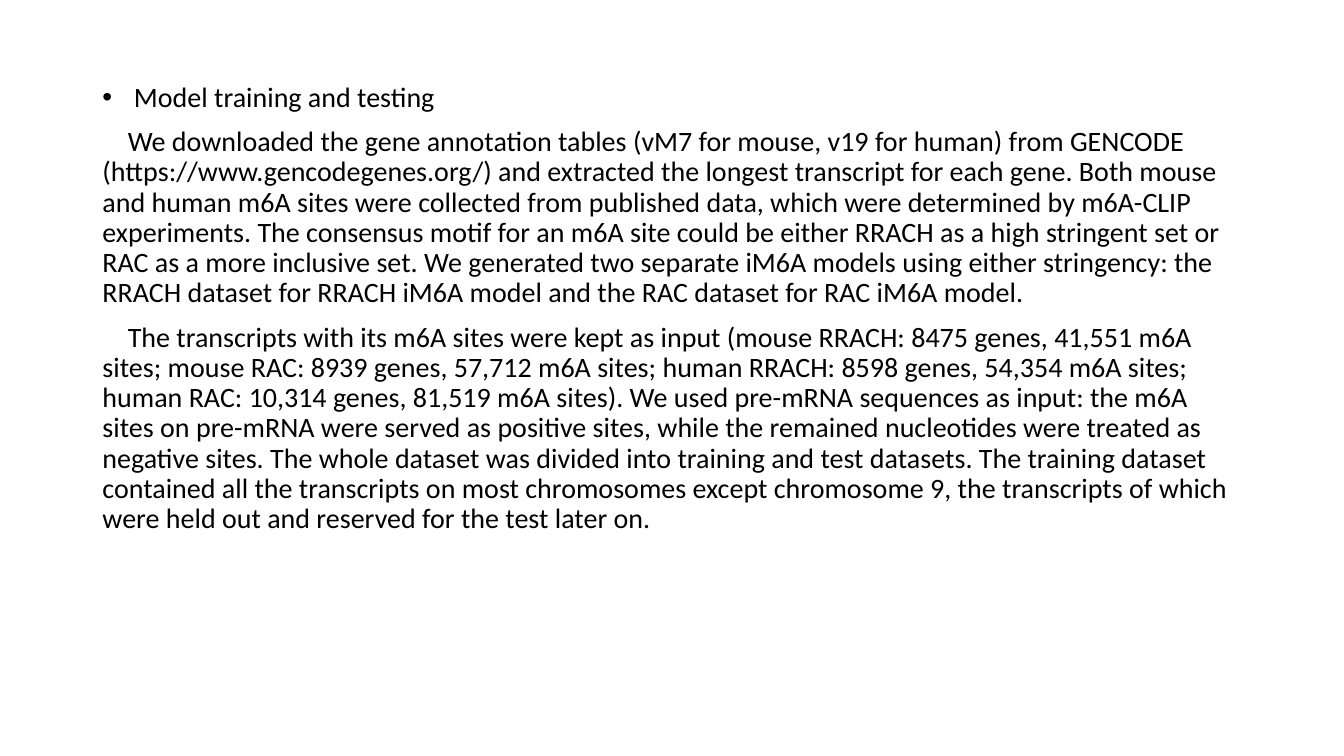
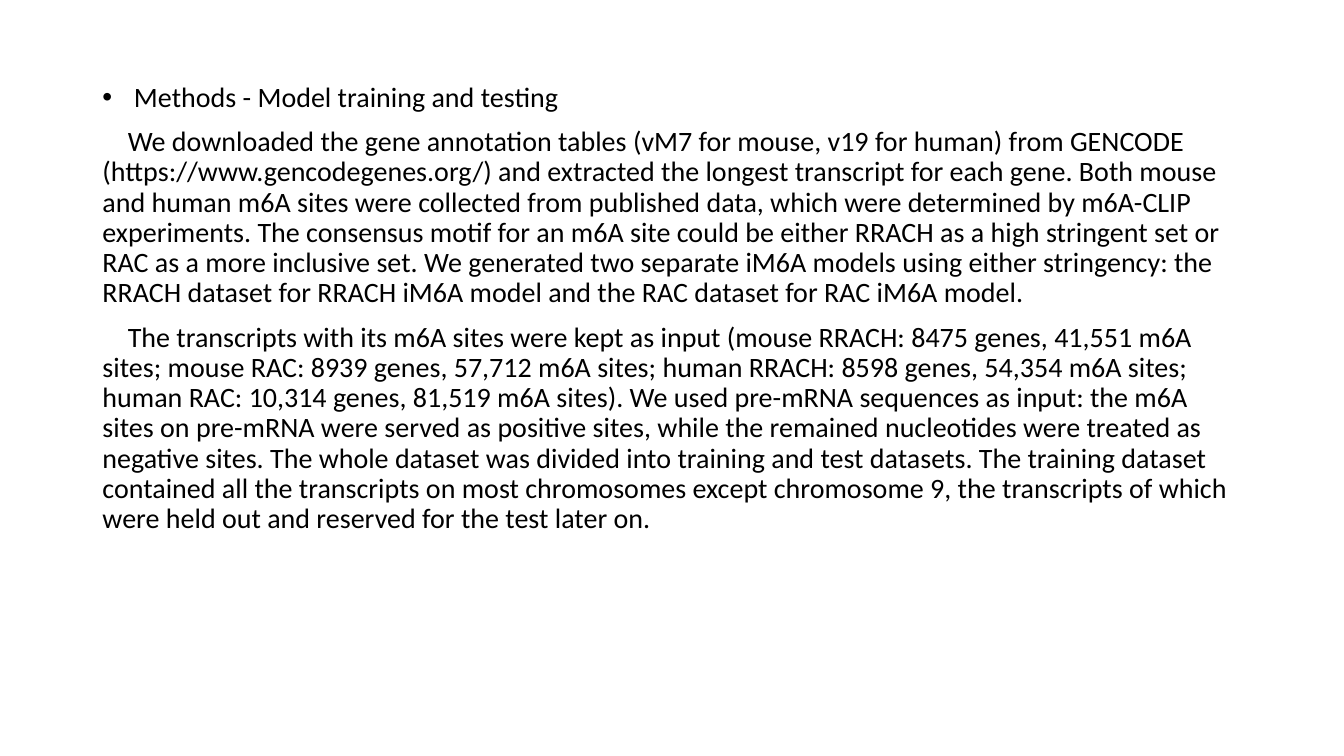
Before and after one commit to YanChengHuang/paper_implement, a slide deck: slide 7 of iM6A/presentation/iM6A.pptx (slide 10 before the commit). Drawn at 1344x756 pixels with LibreOffice and Linux fonts; fonts in the diff are those of the drawing. Boxes give left, top, right and bottom in pixels: in the first picture for what was removed or moved away, otherwise in the second. Text is boxed around its words. In the diff, an @@ line names an element or a change of style, - is before the commit and + after.

Commit message:
revise ppt

```diff
--- a/iM6A/presentation/iM6A.pptx
+++ b/iM6A/presentation/iM6A.pptx
@@ text at <box>134,87,558,112</box>: text changed @@
-• Model training and testing
+• Methods - Model training and testing
```
Also in this commit, not shown: 5 other slides changed, 4 slides added, 3 slides removed.
